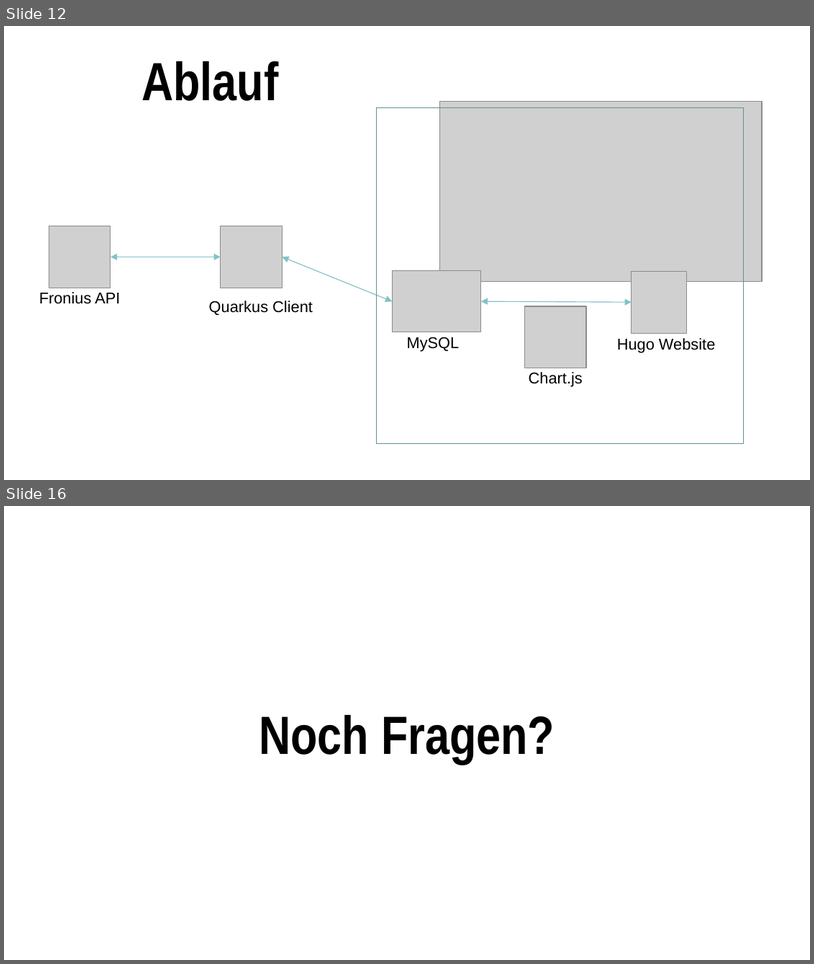
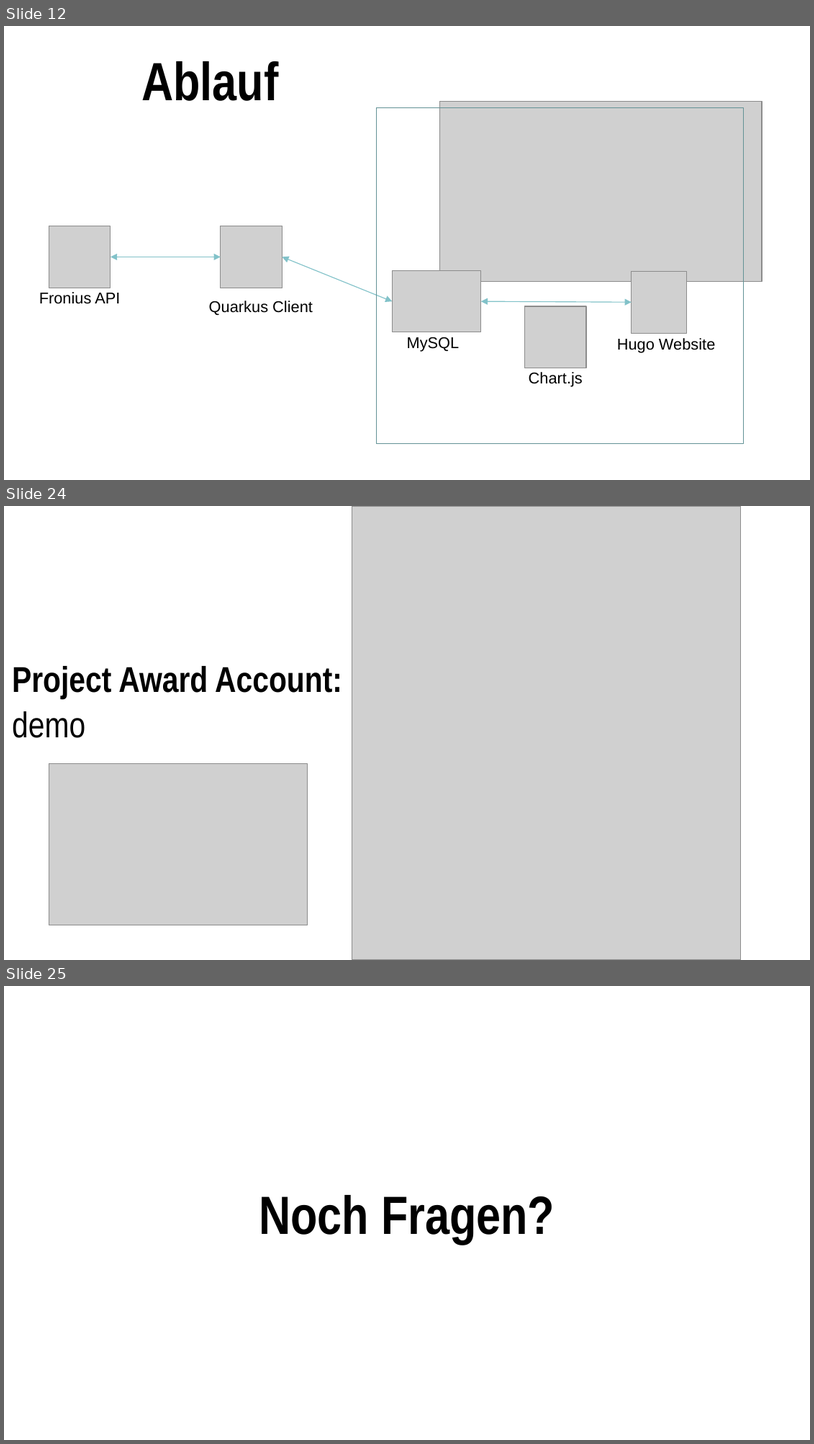
Before and after one commit to Team-Pv-Visualizer/PV-Visualizer, a slide deck: Documents/PVV_Project_Award.pptx. Shown one above the other, each under a label of ours: slides 12 and 16 before the commit, slides 12, 24 and 25 after it; the slides between them are not shown. The pictures are 814x964 and 814x1444 pixels, drawn with LibreOffice and Linux fonts; fonts in the diff are those of the drawing; grey boxes stand for pictures; background and template pictures are left out. Boxes give left, top, right and bottom in pixels: in the first picture for what was removed or moved away, otherwise in the second. Text is boxed around its words. In the diff, an @@ line names an element or a change of style, - is before the commit and + after.

```diff
--- a/Documents/PVV_Project_Award.pptx
+++ b/Documents/PVV_Project_Award.pptx
@@ slide 24 added at <box>4,506,810,960</box>, background #FFFFFF @@
@@ picture added at <box>352,506,741,959</box> @@
@@ title added at <box>12,666,342,699</box>, 32 pt, text #000000, bold @@
+Project Award Account:
@@ text added at <box>12,711,85,738</box>, 32 pt, text #000000 @@
+demo
@@ picture added at <box>49,763,308,924</box> @@
@@ what was slide 16 is now slide 25 @@
```
Also in this commit, not shown: 5 slides changed, 10 other slides added, 2 slides removed, 1 other file.
